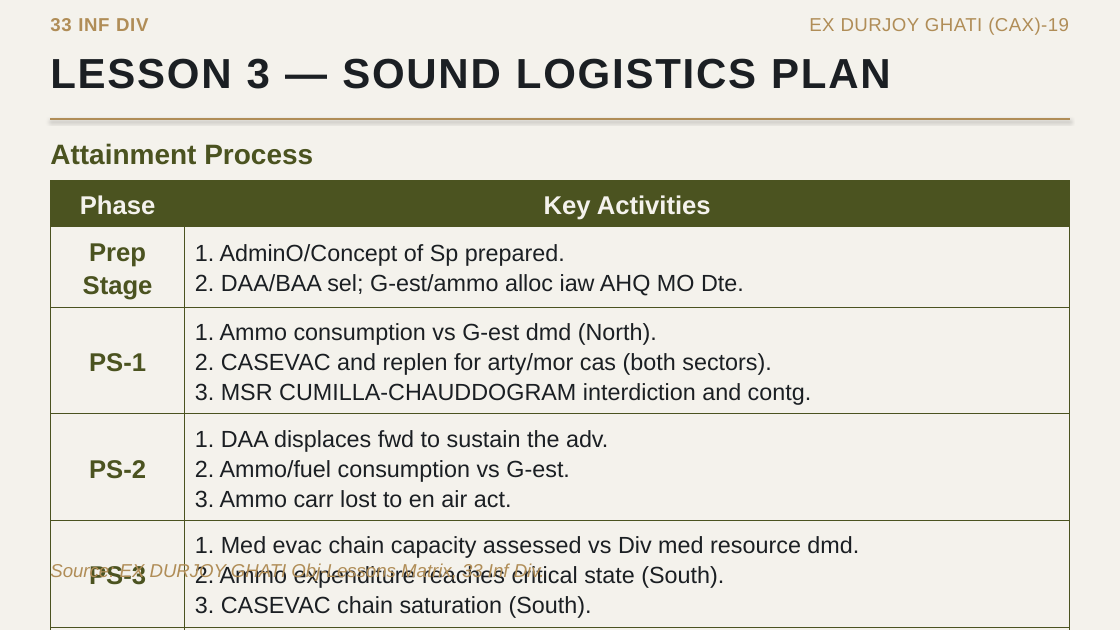
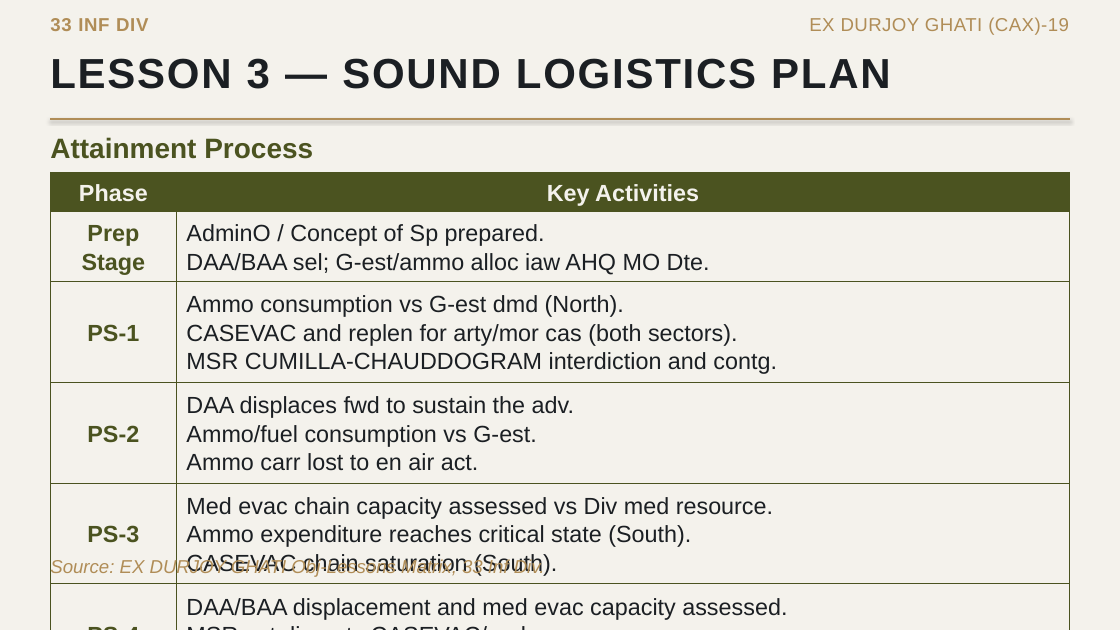
Before and after one commit to tahminulrimon-cloud/kimi, a slide deck: slide 8 of EX_DURJOY_GHATI_CAX19_Brief.pptx. Drawn at 1120x630 pixels with LibreOffice and Linux fonts; fonts in the diff are those of the drawing. Boxes give left, top, right and bottom in pixels: in the first picture for what was removed or moved away, otherwise in the second. Text is boxed around its words. In the diff, an @@ line names an element or a change of style, - is before the commit and + after.

```diff
--- a/EX_DURJOY_GHATI_CAX19_Brief.pptx
+++ b/EX_DURJOY_GHATI_CAX19_Brief.pptx
@@ background #FFFFFF to #F4F2EC @@
@@ rectangle removed at [0, 0, 1120, 630] @@
@@ text "Attainment Process": place and size @@
-text "Attainment Process" at [50, 143, 313, 165]
+text "Attainment Process" at [50, 137, 313, 159]
@@ table at [50, 172, 1070, 624] @@
-row 2, column 2: 1. AdminO/Concept of Sp prepared. / 2. DAA/BAA sel; G-est/ammo alloc iaw AHQ MO Dte.
+row 2, column 2: AdminO / Concept of Sp prepared. / DAA/BAA sel; G-est/ammo alloc iaw AHQ MO Dte.
-row 3, column 2: 1. Ammo consumption vs G-est dmd (North). / 2. CASEVAC and replen for arty/mor cas (both sectors). / 3. MSR CUMILLA-CHAUDDOGRAM interdiction and contg.
+row 3, column 2: Ammo consumption vs G-est dmd (North). / CASEVAC and replen for arty/mor cas (both sectors). / MSR CUMILLA-CHAUDDOGRAM interdiction and contg.
-row 4, column 2: 1. DAA displaces fwd to sustain the adv. / 2. Ammo/fuel consumption vs G-est. / 3. Ammo carr lost to en air act.
+row 4, column 2: DAA displaces fwd to sustain the adv. / Ammo/fuel consumption vs G-est. / Ammo carr lost to en air act.
-row 5, column 2: 1. Med evac chain capacity assessed vs Div med resource dmd. / 2. Ammo expenditure reaches critical state (South). / 3. CASEVAC chain saturation (South).
+row 5, column 2: Med evac chain capacity assessed vs Div med resource. / Ammo expenditure reaches critical state (South). / CASEVAC chain saturation (South).
-row 6, column 2: 1. DAA/BAA displacement and med evac capacity assessed. / 2. MSR cut disrupts CASEVAC/replen. / 3. Critical ammo/med state drives terminal decision.
+row 6, column 2: DAA/BAA displacement and med evac capacity assessed. / MSR cut disrupts CASEVAC/replen. / Critical ammo/med state drives terminal decision.
@@ size 22 to 20 pt in "Phase", "Key Activities", "Prep Stage", "PS-1" and 3 more places @@
@@ line spacing 1.15 to 1.1 @@
@@ table: place and size @@
-table at [50, 181, 1070, 622]
+table at [50, 172, 1070, 624]
@@ text "Source: EX DURJOY GHATI Obj-Lessons ...": place and size @@
-text "Source: EX DURJOY GHATI Obj-Lessons ..." at [50, 562, 545, 581]
+text "Source: EX DURJOY GHATI Obj-Lessons ..." at [50, 558, 545, 577]
```
Also in this commit, not shown: 12 other slides changed.
